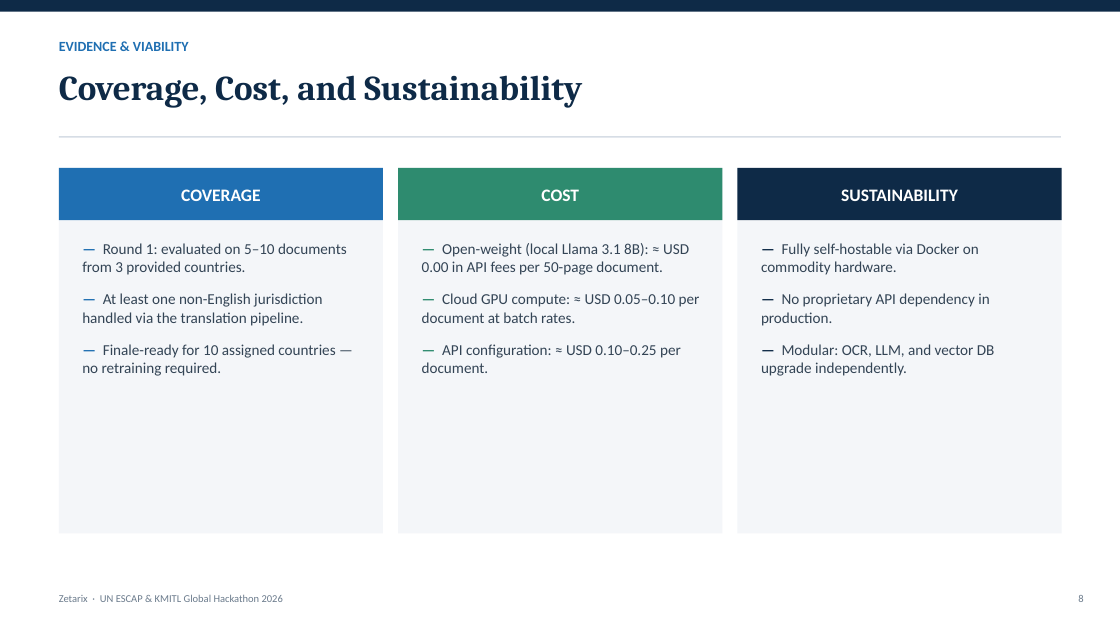
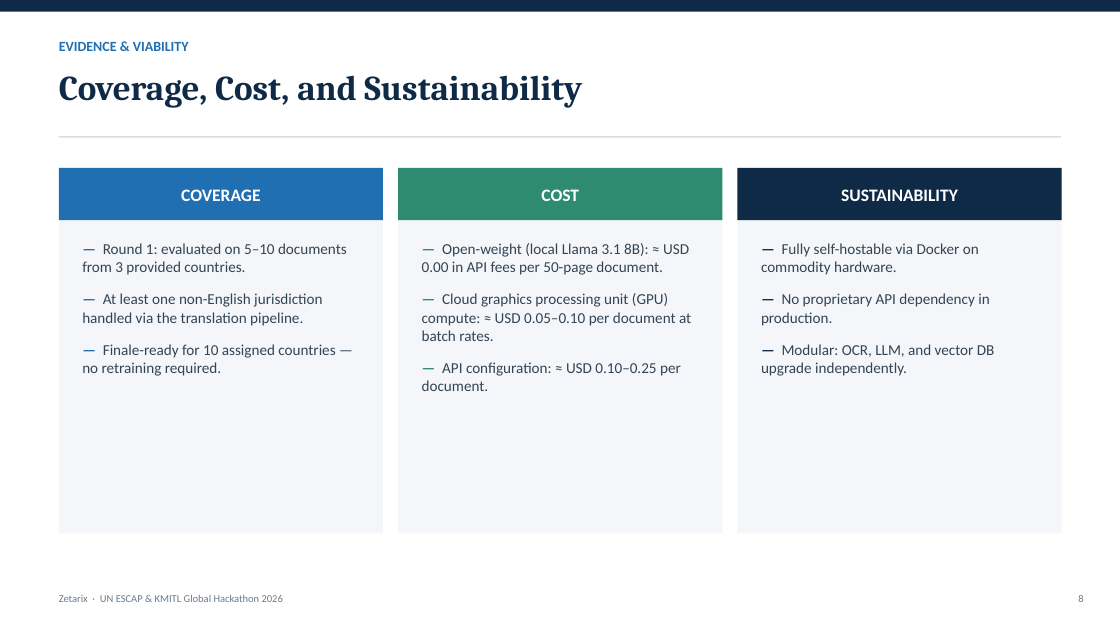
Before and after one commit to JohnAndrewBalbarosa/rdtii-autoextract, a slide deck: slide 8 of docs/RDTII_AutoExtract.pptx. Drawn at 1120x630 pixels with LibreOffice and Linux fonts; fonts in the diff are those of the drawing. Boxes give left, top, right and bottom in pixels: in the first picture for what was removed or moved away, otherwise in the second. Text is boxed around its words. In the diff, an @@ line names an element or a change of style, - is before the commit and + after.

```diff
--- a/docs/RDTII_AutoExtract.pptx
+++ b/docs/RDTII_AutoExtract.pptx
@@ text at (x1=422, y1=293, x2=691, y2=341): text changed @@
-— Cloud GPU compute: ≈ USD 0.05–0.10 per document at batch rates.
+— Cloud graphics processing unit (GPU) compute: ≈ USD 0.05–0.10 per document at batch rates.
```
Also in this commit, not shown: 3 other slides changed.
